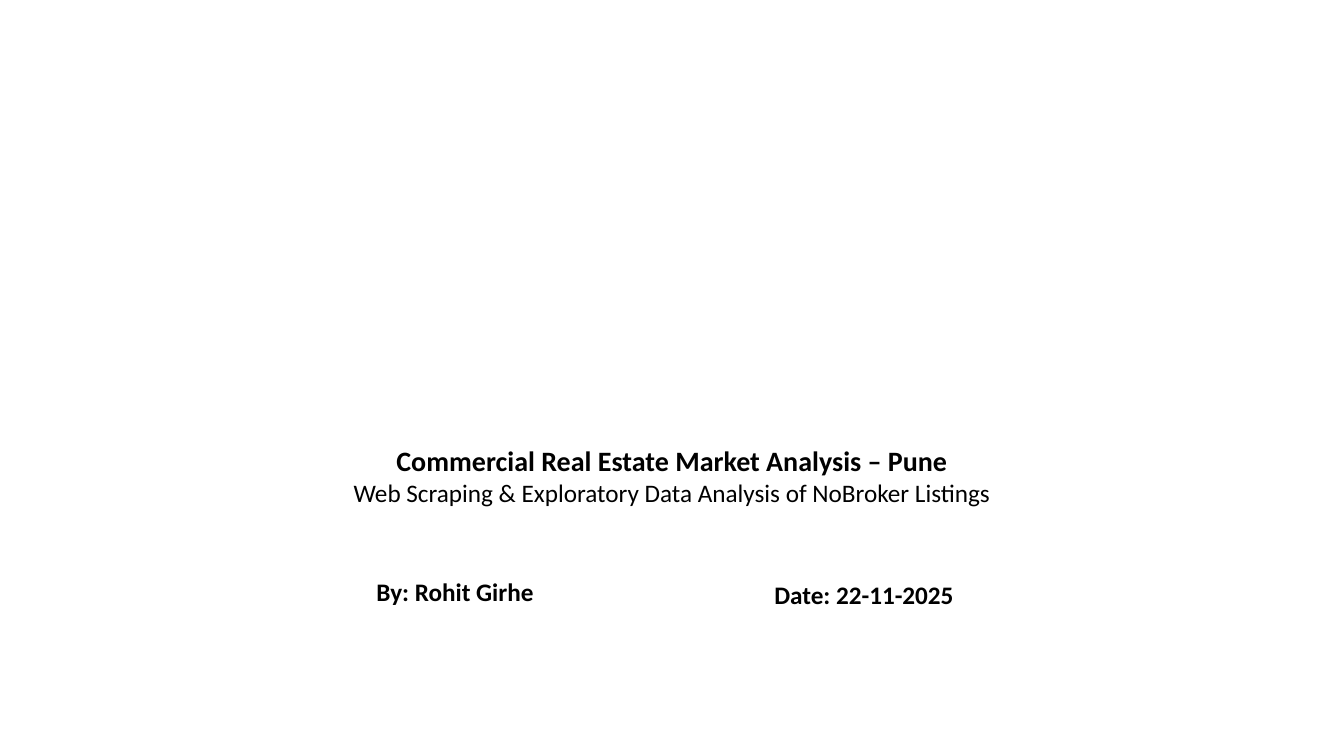
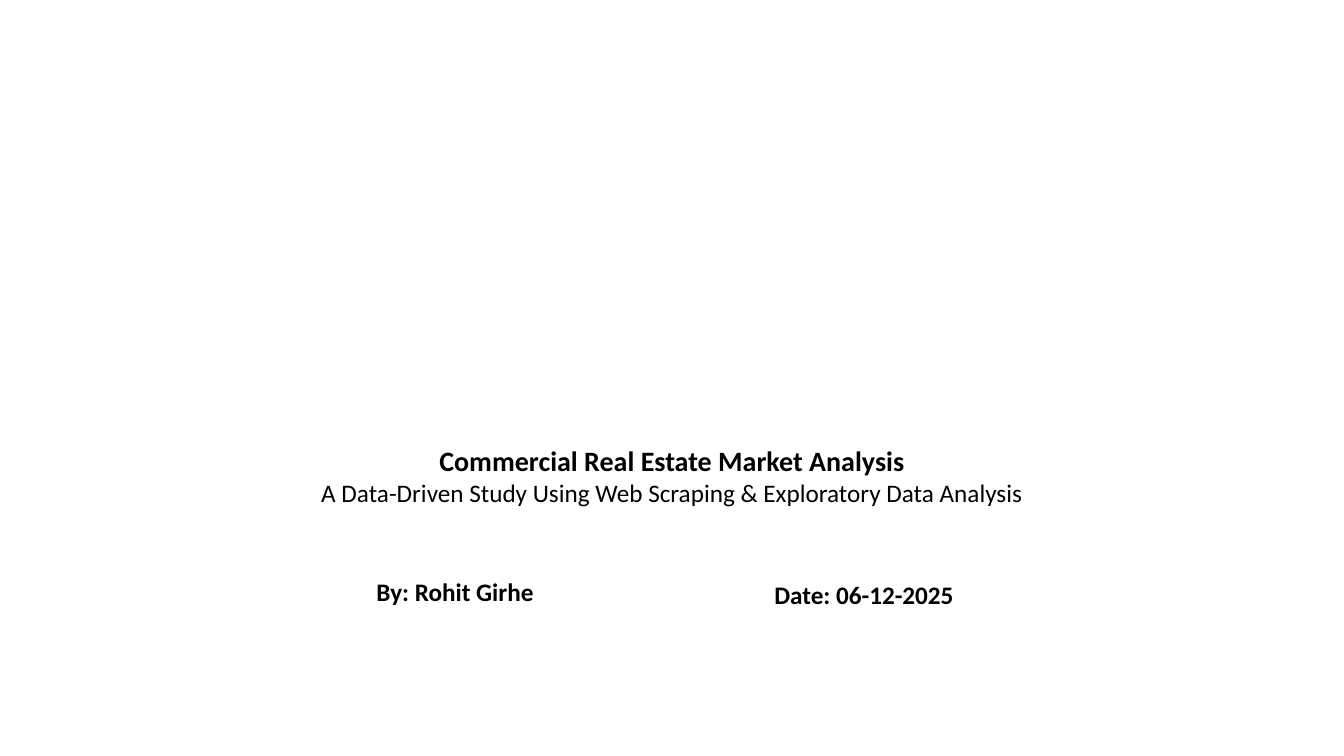
Before and after one commit to Rohit-Girhe/Web-Scrapping-Project, a slide deck: slide 1 of Webscrapping.pptx. Drawn at 1344x756 pixels with LibreOffice and Linux fonts; fonts in the diff are those of the drawing; background and template pictures are left out. Boxes give left, top, right and bottom in pixels: in the first picture for what was removed or moved away, otherwise in the second. Text is boxed around its words. In the diff, an @@ line names an element or a change of style, - is before the commit and + after.

```diff
--- a/Webscrapping.pptx
+++ b/Webscrapping.pptx
@@ text at (x1=321, y1=451, x2=1022, y2=507): text changed @@
-Commercial Real Estate Market Analysis – Pune
-Web Scraping & Exploratory Data Analysis of NoBroker Listings
+Commercial Real Estate Market Analysis
+A Data-Driven Study Using Web Scraping & Exploratory Data Analysis
@@ text at (x1=774, y1=586, x2=953, y2=605): text changed @@
-Date: 22-11-2025
+Date: 06-12-2025
```
Also in this commit, not shown: 1 other slide changed, 14 slides added, 20 slides removed, 22 other files.
